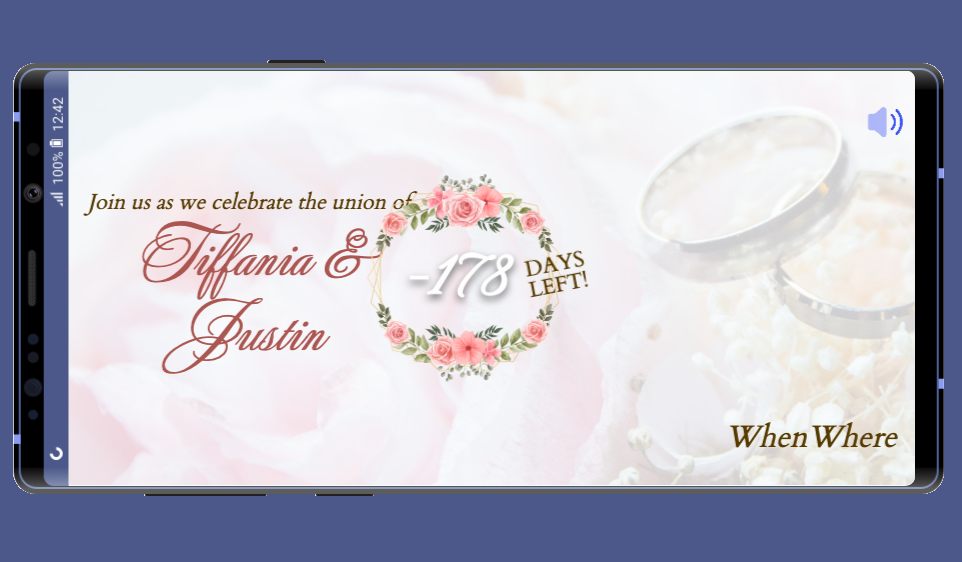
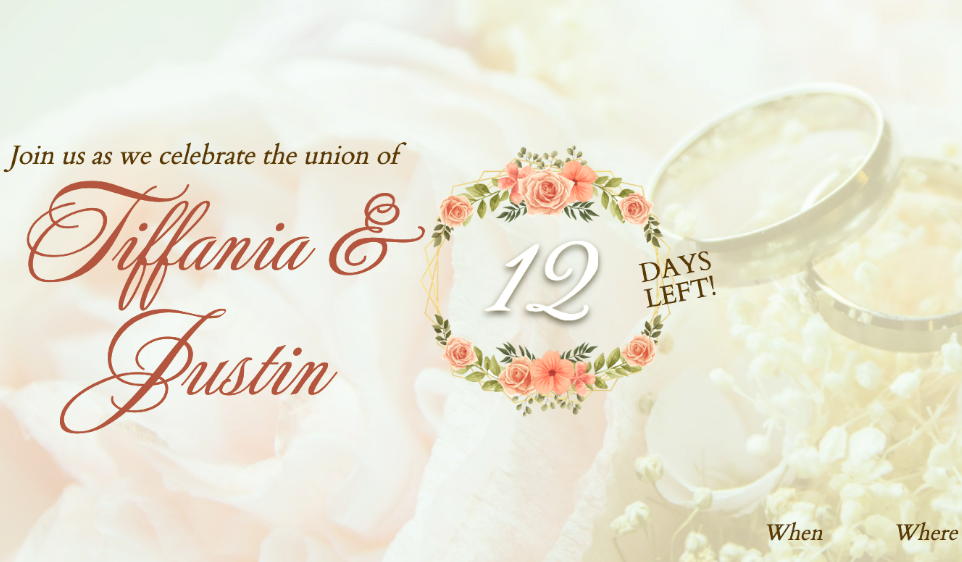
Two versions of the same layered image (962×562). Layer-by-layer changes:
renamed "wedding.png" to "Pasted Layer #1", painted on it, unmasked it over [0, 0, 962, 562]
removed layer "Layer" (was lch color) over [0, 0, 962, 562]
